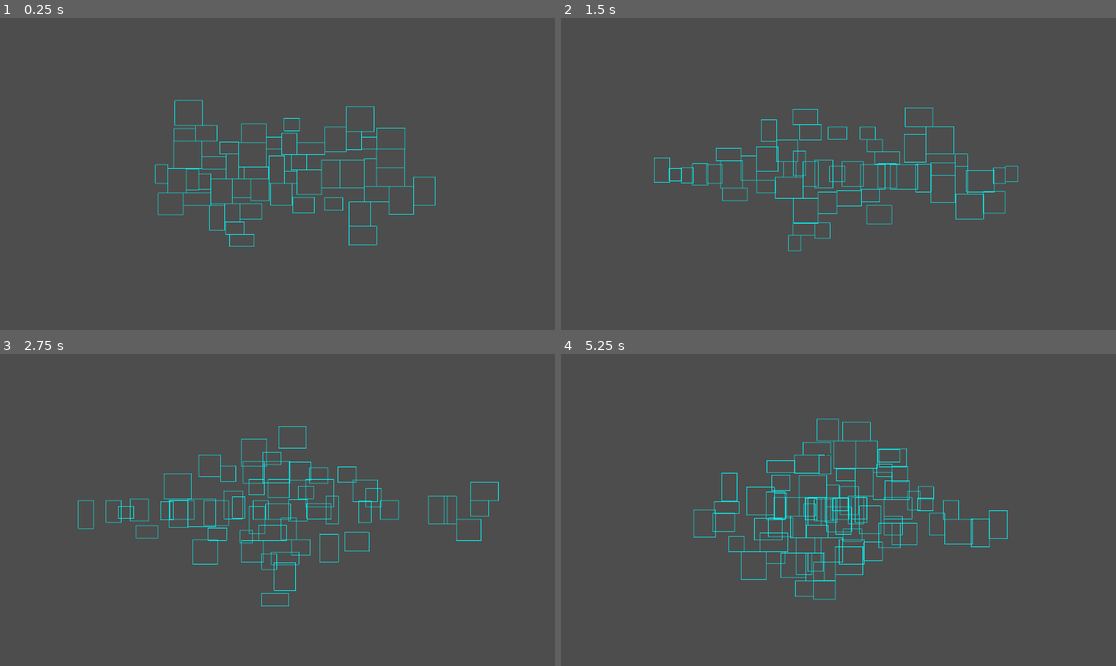
Above: before the commit, frames 1-4 (two rows, left to right).
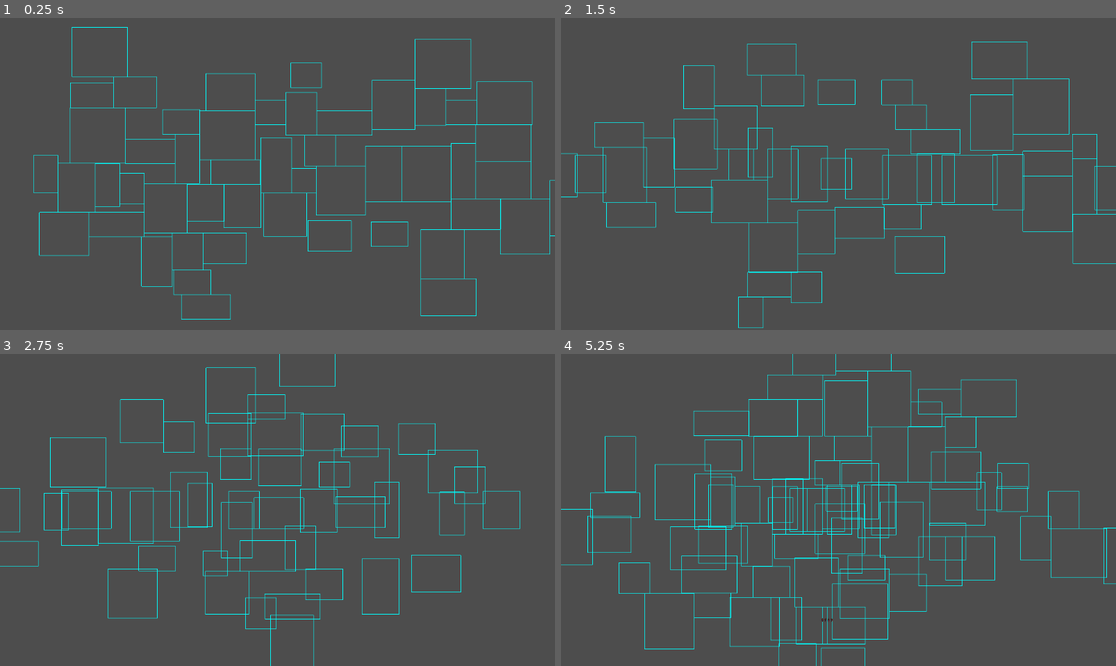
Above: after the commit, the same moments.

Repository: zamolnar/Spread-Game
Game: Godot game, scene res://scenesAndScripts/Dungeon.tscn
Two runs of this game, one before a commit and one after it. Both use one fixed random seed, a clock stepped at 60 frames per second and the inputs below.
Inputs:
- Up to frame 1 (0.25 s): no input
- Up to frame 2 (1.5 s): hold D (Right) 0.53-1.28 s; tap Space (ui_select) at 0.77 s; tap Enter at 1.25 s; hold S (Down) from 1.28 s (still down)
- Up to frame 3 (2.75 s): tap Space (ui_select) at 1.52, 2 s; release S (Down) at 2.03 s; hold D (Right) from 2.03 s (still down)
- Up to frame 4 (5.25 s): release D (Right) at 2.78 s; hold W (Up) 2.78-3.53 s; tap Space (ui_select) at 3.02, 3.77, 4.25, 4.52 s; tap Enter at 3.5 s; hold A (Left) 3.53-5.03 s; tap Escape (ui_cancel) at 4.15 s; hold S (Down) from 5.03 s (still down)

The runs differ from the first frame. In frame 1, 4.3% of the frame differs, in the area x 6-100%, y 2-97%; in frame 2, 4.4%; in frame 3, 4.8%; in frame 4, 6.9%, in the area x 0-100%, y 0-100%.
Error in both runs: Invalid type in function 'add_point' in base 'AStar2D'. Cannot convert argument 2 from Nil to Vector2. (res://scenesAndScripts/Dungeon.gd:120)

Commit message:
player spawn fix pt1

Diff:
--- a/project.godot
+++ b/project.godot
@@ -14,6 +14,10 @@
 run/main_scene="res://scenesAndScripts/Dungeon.tscn"
 config/features=PackedStringArray("4.2", "Forward Plus")
 config/icon="res://icon.svg"
+
+[display]
+
+window/size/mode=2
 
 [dotnet]
 
--- a/scenesAndScripts/Dungeon.gd
+++ b/scenesAndScripts/Dungeon.gd
@@ -84,8 +84,8 @@
 		add_child(player)
 		player.position = start_room.position
 		play_mode = true
-		player.Camera2D.align()
-		player.Camera2D.zoom(1,1)
+		#Camera2D.align()
+		#Camera2D.zoom(1,1)
 
 #creates random floor layout, calls prims algo
 func create_rooms():
--- a/scenesAndScripts/Dungeon.tscn
+++ b/scenesAndScripts/Dungeon.tscn
@@ -23,23 +23,18 @@
 6:0/0 = 0
 6:0/0/physics_layer_0/linear_velocity = Vector2(0, 0)
 6:0/0/physics_layer_0/angular_velocity = 0.0
-6:0/0/physics_layer_0/polygon_0/points = PackedVector2Array(-8, -8, 8, -8, 8, 8, -8, 8)
 7:0/0 = 0
 7:0/0/physics_layer_0/linear_velocity = Vector2(0, 0)
 7:0/0/physics_layer_0/angular_velocity = 0.0
-7:0/0/physics_layer_0/polygon_0/points = PackedVector2Array(-8, -8, 8, -8, 8, 8, -8, 8)
 8:0/0 = 0
 8:0/0/physics_layer_0/linear_velocity = Vector2(0, 0)
 8:0/0/physics_layer_0/angular_velocity = 0.0
-8:0/0/physics_layer_0/polygon_0/points = PackedVector2Array(-8, -8, 8, -8, 8, 8, -8, 8)
 9:0/0 = 0
 9:0/0/physics_layer_0/linear_velocity = Vector2(0, 0)
 9:0/0/physics_layer_0/angular_velocity = 0.0
-9:0/0/physics_layer_0/polygon_0/points = PackedVector2Array(-8, -8, 8, -8, 8, 8, -8, 8)
 10:0/0 = 0
 10:0/0/physics_layer_0/linear_velocity = Vector2(0, 0)
 10:0/0/physics_layer_0/angular_velocity = 0.0
-10:0/0/physics_layer_0/polygon_0/points = PackedVector2Array(-8, -8, 8, -8, 8, 8, -8, 8)
 12:0/0 = 0
 12:0/0/physics_layer_0/linear_velocity = Vector2(0, 0)
 12:0/0/physics_layer_0/angular_velocity = 0.0
@@ -67,6 +62,7 @@
 1:1/0 = 0
 1:1/0/physics_layer_0/linear_velocity = Vector2(0, 0)
 1:1/0/physics_layer_0/angular_velocity = 0.0
+1:1/0/physics_layer_0/polygon_0/points = PackedVector2Array(-8, -8, 8, -8, 8, 8, -8, 8)
 2:1/0 = 0
 2:1/0/physics_layer_0/linear_velocity = Vector2(0, 0)
 2:1/0/physics_layer_0/angular_velocity = 0.0
@@ -79,23 +75,18 @@
 6:1/0 = 0
 6:1/0/physics_layer_0/linear_velocity = Vector2(0, 0)
 6:1/0/physics_layer_0/angular_velocity = 0.0
-6:1/0/physics_layer_0/polygon_0/points = PackedVector2Array(-8, -8, 8, -8, 8, 8, -8, 8)
 7:1/0 = 0
 7:1/0/physics_layer_0/linear_velocity = Vector2(0, 0)
 7:1/0/physics_layer_0/angular_velocity = 0.0
-7:1/0/physics_layer_0/polygon_0/points = PackedVector2Array(-8, -8, 8, -8, 8, 8, -8, 8)
 8:1/0 = 0
 8:1/0/physics_layer_0/linear_velocity = Vector2(0, 0)
 8:1/0/physics_layer_0/angular_velocity = 0.0
-8:1/0/physics_layer_0/polygon_0/points = PackedVector2Array(-8, -8, 8, -8, 8, 8, -8, 8)
 9:1/0 = 0
 9:1/0/physics_layer_0/linear_velocity = Vector2(0, 0)
 9:1/0/physics_layer_0/angular_velocity = 0.0
-9:1/0/physics_layer_0/polygon_0/points = PackedVector2Array(-8, -8, 8, -8, 8, 8, -8, 8)
 10:1/0 = 0
 10:1/0/physics_layer_0/linear_velocity = Vector2(0, 0)
 10:1/0/physics_layer_0/angular_velocity = 0.0
-10:1/0/physics_layer_0/polygon_0/points = PackedVector2Array(-8, -8, 8, -8, 8, 8, -8, 8)
 12:1/0 = 0
 12:1/0/physics_layer_0/linear_velocity = Vector2(0, 0)
 12:1/0/physics_layer_0/angular_velocity = 0.0
@@ -129,15 +120,12 @@
 6:2/0 = 0
 6:2/0/physics_layer_0/linear_velocity = Vector2(0, 0)
 6:2/0/physics_layer_0/angular_velocity = 0.0
-6:2/0/physics_layer_0/polygon_0/points = PackedVector2Array(-8, -8, 8, -8, 8, 8, -8, 8)
 7:2/0 = 0
 7:2/0/physics_layer_0/linear_velocity = Vector2(0, 0)
 7:2/0/physics_layer_0/angular_velocity = 0.0
-7:2/0/physics_layer_0/polygon_0/points = PackedVector2Array(-8, -8, 8, -8, 8, 8, -8, 8)
 8:2/0 = 0
 8:2/0/physics_layer_0/linear_velocity = Vector2(0, 0)
 8:2/0/physics_layer_0/angular_velocity = 0.0
-8:2/0/physics_layer_0/polygon_0/points = PackedVector2Array(-8, -8, 8, -8, 8, 8, -8, 8)
 13:2/0 = 0
 13:2/0/physics_layer_0/linear_velocity = Vector2(0, 0)
 13:2/0/physics_layer_0/angular_velocity = 0.0
@@ -461,7 +449,7 @@
 [node name="Rooms" type="Node" parent="."]
 
 [node name="Camera2D" type="Camera2D" parent="."]
-zoom = Vector2(0.1, 0.1)
+zoom = Vector2(0.2, 0.2)
 
 [node name="TileMap" type="TileMap" parent="."]
 show_behind_parent = true
--- a/scenesAndScripts/player.gd
+++ b/scenesAndScripts/player.gd
@@ -3,13 +3,13 @@
 @export var speed = 400
 
 func _physics_process(delta):
-	if Input.is_action_pressed('Left'):
+	if Input.is_action_pressed('ui_left'):
+		velocity.x = -speed
+	if Input.is_action_pressed('ui_right'):
 		velocity.x = speed
-	if Input.is_action_pressed('Right'):
-		velocity.x = speed
-	if Input.is_action_pressed('Up'):
+	if Input.is_action_pressed('ui_up'):
+		velocity.y = -speed		#y==0 is the top
+	if Input.is_action_pressed('ui_down'):
 		velocity.y = speed
-	if Input.is_action_pressed('Down'):
-		velocity.y = -speed
 
 	move_and_slide()
--- a/scenesAndScripts/player.tscn
+++ b/scenesAndScripts/player.tscn
@@ -4,13 +4,15 @@
 [ext_resource type="Texture2D" uid="uid://db0evdrqg0stl" path="res://Assets/art/main_character-sheet.png" id="1_mplw8"]
 
 [sub_resource type="RectangleShape2D" id="RectangleShape2D_n6k4h"]
-size = Vector2(116, 32)
+size = Vector2(40, 12)
 
 [node name="Player" type="CharacterBody2D"]
 script = ExtResource("1_0bo8m")
 
 [node name="Sprite2D" type="Sprite2D" parent="."]
+position = Vector2(61, 18)
 texture = ExtResource("1_mplw8")
 
 [node name="CollisionShape2D" type="CollisionShape2D" parent="."]
+position = Vector2(57, 16)
 shape = SubResource("RectangleShape2D_n6k4h")
